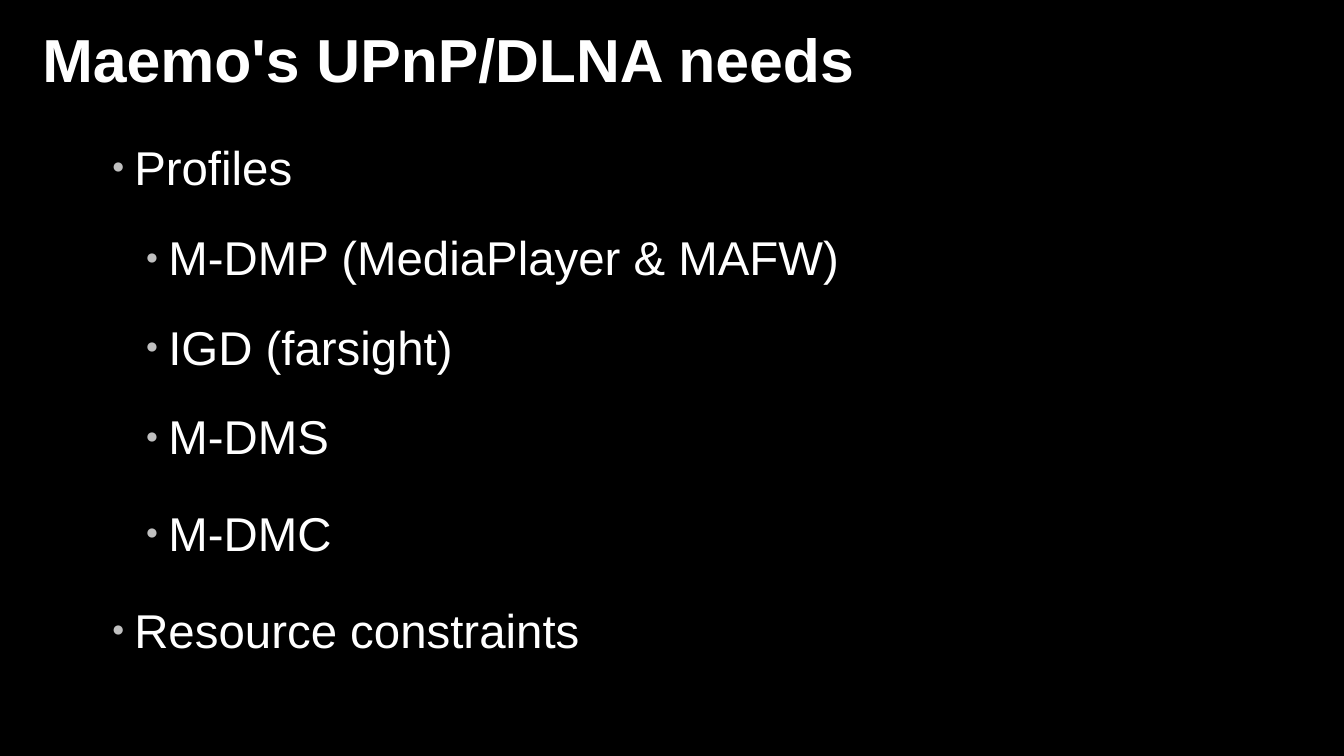
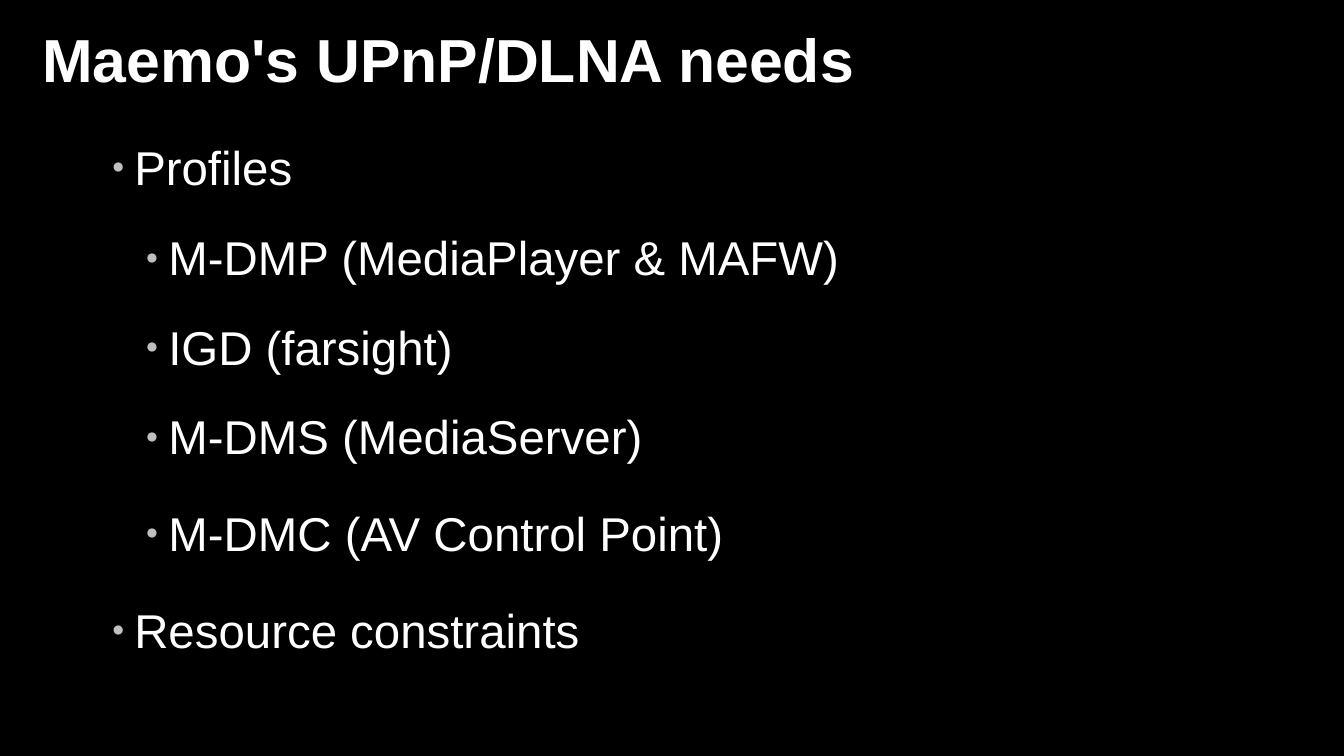
Before and after one commit to zeenix/rygel-presentation-2009, a slide deck: slide 4 of slides.odp. Drawn at 1344x756 pixels with LibreOffice and Linux fonts; fonts in the diff are those of the drawing; background and template pictures are left out. Boxes give left, top, right and bottom in pixels: in the first picture for what was removed or moved away, otherwise in the second. Text is boxed around its words. In the diff, an @@ line names an element or a change of style, - is before the commit and + after.

Commit message:
Explain M-DMS and M-DMC a bit

```diff
--- a/slides.odp
+++ b/slides.odp
@@ text at (x1=168, y1=419, x2=723, y2=560): text changed @@
-  ● M-DMS
-  ● M-DMC
+  ● M-DMS (MediaServer)
+  ● M-DMC (AV Control Point)
```
